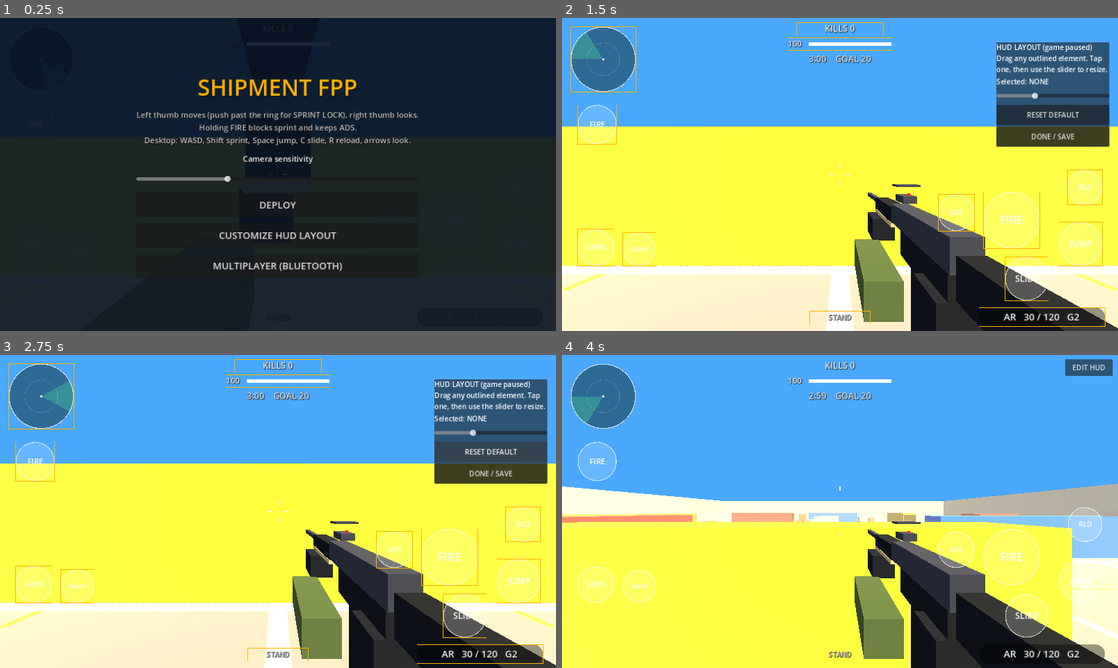
Above: before the commit, frames 1-4 (two rows, left to right).
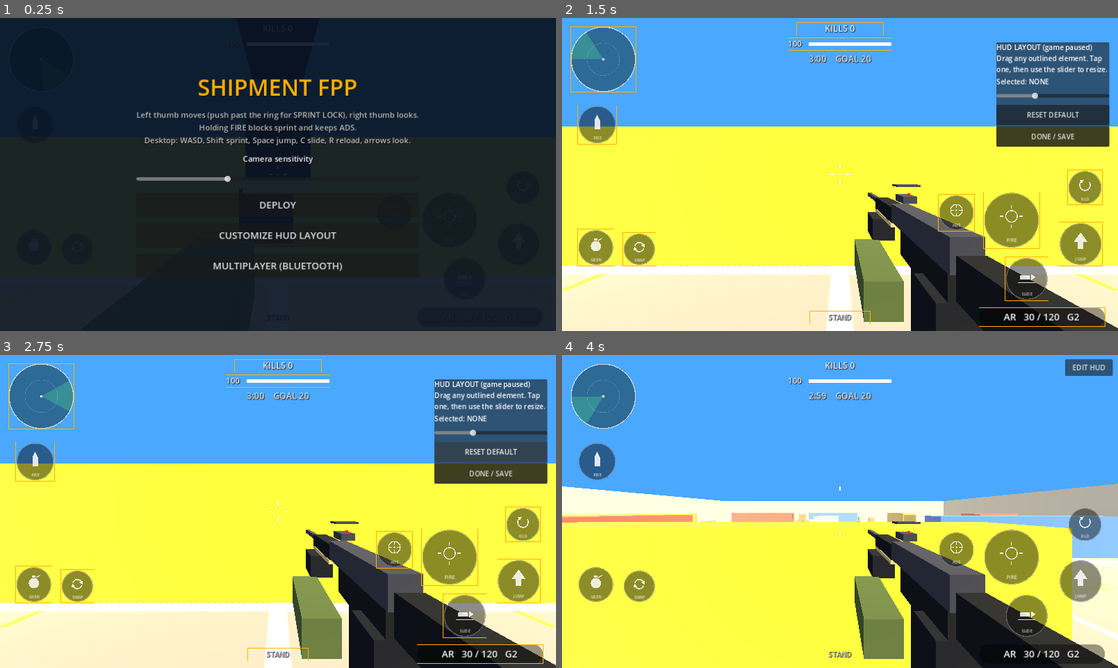
Above: after the commit, the same moments.

Repository: Goated-max/shipment-fpp
Game: Godot game, scene res://scenes/main.tscn
Same seed, same stepped clock (60 frames per second), same inputs: the game is played once before the commit and once after it.
Inputs (mouse positions are in pixels of both pictures, inside the frame that each line leads up to):
- Up to frame 1 (0.25 s): no input
- Up to frame 2 (1.5 s): click "DEPLOY" at 0.5 s; click "EDIT HUD" at 1.25 s
- Up to frame 3 (2.75 s): click "RESET DEFAULT" at 2 s
- Up to frame 4 (4 s): click "DONE / SAVE" at 2.75 s; move the mouse to (962, 495) at 3.52 s; hold D from 3.53 s (still down); tap C at 3.6 s; click (962, 495) at 3.67 s; tap Space at 3.77 s

The runs differ from the first frame. In frame 2, 5.9% of the frame differs, in the area x 2-98%, y 27-91%; in frame 3, 5.9%; in frame 4, 5.9%.

Commit message:
icon buttons: black see-through with action icons

Diff:
--- a/scripts/hud.gd
+++ b/scripts/hud.gd
@@ -28,21 +28,79 @@
 
 # ---------- small custom-drawn widgets ----------
 class TouchBtn extends Control:
+    # Black, slightly see-through round button with a drawn icon for its action.
     var label := ""
+    var kind := ""
     var down := false
+
     func set_down(v: bool) -> void:
         if v != down:
             down = v
             queue_redraw()
+
     func _draw() -> void:
         var c := size * 0.5
-        var r := minf(size.x, size.y) * 0.5
-        draw_circle(c, r, Color(1, 0.7, 0, 0.55) if down else Color(1, 1, 1, 0.16))
-        draw_arc(c, r - 1.0, 0.0, TAU, 40, Color(1, 1, 1, 0.6), 2.0)
+        var r := minf(size.x, size.y) * 0.5 - 2.0
+        draw_circle(c, r, Color(0, 0, 0, 0.7 if down else 0.45))
+        draw_arc(c, r - 1.0, 0.0, TAU, 48, Color(1, 0.7, 0, 0.95) if down else Color(1, 1, 1, 0.3), 2.0)
+        _icon(c + Vector2(0, -r * 0.14), r * 0.42, Color(1, 1, 1, 0.95) if down else Color(1, 1, 1, 0.85))
         var f := ThemeDB.fallback_font
-        var fs := int(r * 0.4)
+        var fs := maxi(9, int(r * 0.2))
         var ts := f.get_string_size(label, HORIZONTAL_ALIGNMENT_LEFT, -1, fs)
-        draw_string(f, Vector2(c.x - ts.x * 0.5, c.y + fs * 0.35), label, HORIZONTAL_ALIGNMENT_LEFT, -1, fs, Color.WHITE)
+        draw_string(f, Vector2(c.x - ts.x * 0.5, c.y + r * 0.8), label, HORIZONTAL_ALIGNMENT_LEFT, -1, fs, Color(1, 1, 1, 0.75))
+
+    func _icon(c: Vector2, s: float, col: Color) -> void:
+        match kind:
+            "jump":
+                # up arrow
+                draw_colored_polygon(PackedVector2Array([c + Vector2(0, -s), c + Vector2(-s * 0.8, s * 0.1), c + Vector2(s * 0.8, s * 0.1)]), col)
+                draw_rect(Rect2(c.x - s * 0.3, c.y + s * 0.1, s * 0.6, s * 0.8), col)
+            "slide":
+                # low body sliding along the ground, with a forward arrow
+                draw_line(c + Vector2(-s, s * 0.75), c + Vector2(s, s * 0.75), col, 2.0)
+                draw_rect(Rect2(c.x - s * 0.8, c.y - s * 0.1, s * 1.1, s * 0.55), col)
+                draw_colored_polygon(PackedVector2Array([c + Vector2(s * 0.5, -s * 0.2), c + Vector2(s * 0.5, s * 0.5), c + Vector2(s * 1.0, s * 0.15)]), col)
+            "fire":
+                # burst: ring with four ticks
+                draw_arc(c, s * 0.5, 0.0, TAU, 24, col, 2.0)
+                for k in 4:
+                    var d := Vector2(cos(k * PI * 0.5), sin(k * PI * 0.5))
+                    draw_line(c + d * s * 0.7, c + d * s, col, 2.0)
+            "fire2":
+                # bullet
+                draw_rect(Rect2(c.x - s * 0.35, c.y - s * 0.2, s * 0.7, s * 1.1), col)
+                draw_colored_polygon(PackedVector2Array([c + Vector2(-s * 0.35, -s * 0.2), c + Vector2(s * 0.35, -s * 0.2), c + Vector2(0, -s * 0.9)]), col)
+            "ads":
+                # scope
+                draw_arc(c, s * 0.8, 0.0, TAU, 32, col, 2.0)
+                draw_line(c + Vector2(-s * 0.8, 0), c + Vector2(-s * 0.3, 0), col, 2.0)
+                draw_line(c + Vector2(s * 0.3, 0), c + Vector2(s * 0.8, 0), col, 2.0)
+                draw_line(c + Vector2(0, -s * 0.8), c + Vector2(0, -s * 0.3), col, 2.0)
+                draw_line(c + Vector2(0, s * 0.3), c + Vector2(0, s * 0.8), col, 2.0)
+                draw_circle(c, s * 0.1, col)
+            "reload":
+                # circular arrow
+                var a1 := PI * 1.3
+                draw_arc(c, s * 0.75, -PI * 0.2, a1, 32, col, 2.5)
+                _head(c + Vector2(cos(a1), sin(a1)) * s * 0.75, Vector2(-sin(a1), cos(a1)), s, col)
+            "gren":
+                # grenade with pin
+                draw_circle(c + Vector2(0, s * 0.15), s * 0.7, col)
+                draw_rect(Rect2(c.x - s * 0.25, c.y - s * 0.95, s * 0.5, s * 0.35), col)
+                draw_line(c + Vector2(s * 0.3, -s * 0.6), c + Vector2(s * 0.85, -s * 0.95), col, 2.0)
+            "swap":
+                # two arcs with arrowheads, pointing opposite ways
+                var t1 := PI * 0.9
+                var t2 := PI * 1.9
+                draw_arc(c, s * 0.7, PI * 0.1, t1, 24, col, 2.5)
+                draw_arc(c, s * 0.7, PI * 1.1, t2, 24, col, 2.5)
+                _head(c + Vector2(cos(t1), sin(t1)) * s * 0.7, Vector2(-sin(t1), cos(t1)), s, col)
+                _head(c + Vector2(cos(t2), sin(t2)) * s * 0.7, Vector2(-sin(t2), cos(t2)), s, col)
+
+    # Small triangle at the end of an arc. p = tip position, d = direction of travel.
+    func _head(p: Vector2, d: Vector2, s: float, col: Color) -> void:
+        var n := Vector2(-d.y, d.x)
+        draw_colored_polygon(PackedVector2Array([p + d * s * 0.35, p - d * s * 0.2 + n * s * 0.3, p - d * s * 0.2 - n * s * 0.3]), col)
 
 class Radar extends Control:
     # Yaw-relative mini-map: the player is at the centre and "up" is the way they face.
@@ -297,6 +355,7 @@
     for id in BTN_IDS:
         var b := TouchBtn.new()
         b.label = GLYPH[id]
+        b.kind = id
         _reg(id, b)
         btns[id] = b
     radar = Radar.new()
